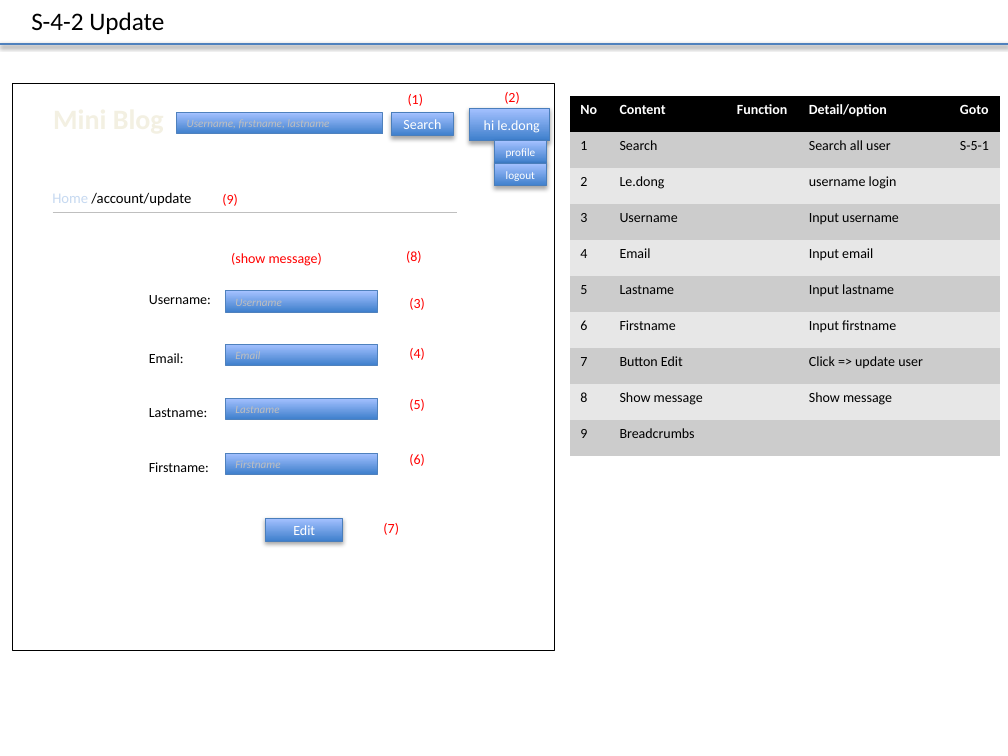
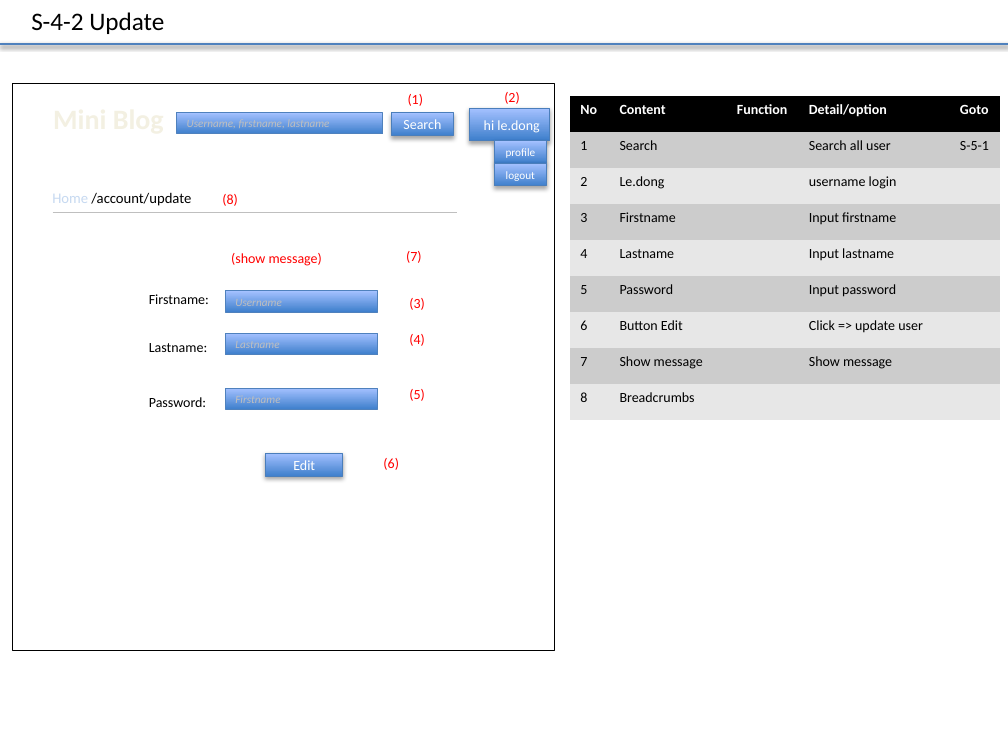
Before and after one commit to Mulodo-Java-Training/miniblog-le.dong, a slide deck: slide 8 of doc/frontend/wireframe/TRN-MiniBlog_WireframeDesign_DongLe.pptx. Drawn at 1008x756 pixels with LibreOffice and Linux fonts; fonts in the diff are those of the drawing. Boxes give left, top, right and bottom in pixels: in the first picture for what was removed or moved away, otherwise in the second. Text is boxed around its words. In the diff, an @@ line names an element or a change of style, - is before the commit and + after.

```diff
--- a/doc/frontend/wireframe/TRN-MiniBlog_WireframeDesign_DongLe.pptx
+++ b/doc/frontend/wireframe/TRN-MiniBlog_WireframeDesign_DongLe.pptx
@@ table at bbox=[571, 96, 1000, 420] @@
-row 4: 3 | Username |  | Input username | 
-row 5: 4 | Email |  | Input email | 
-row 6: 5 | Lastname |  | Input lastname | 
-row 7: 6 | Firstname |  | Input firstname | 
-row 8: 7 | Button Edit |  | Click => update user | 
-row 9: 8 | Show message |  | Show message | 
-row 10: 9 | Breadcrumbs |  |  | 
+row 4: 3 | Firstname |  | Input firstname | 
+row 5: 4 | Lastname |  | Input lastname | 
+row 6: 5 | Password |  | Input password | 
+row 7: 6 | Button Edit |  | Click => update user | 
+row 8: 7 | Show message |  | Show message | 
+row 9: 8 | Breadcrumbs |  |  | 
@@ text at bbox=[222, 194, 238, 206]: text changed @@
-(9)
+(8)
@@ text at bbox=[406, 251, 422, 263]: text changed @@
-(8)
+(7)
@@ text at bbox=[149, 294, 209, 304]: text changed @@
-Username:
+Firstname:
@@ text "(4)": place and size @@
-text "(4)" at bbox=[409, 348, 425, 360]
+text "(4)" at bbox=[409, 334, 425, 346]
@@ text removed at bbox=[149, 353, 184, 363] @@
-Email:
@@ rectangle removed at bbox=[226, 344, 378, 365] @@
-Email
@@ 3 rectangles, 1 text: place and size @@
-3 rectangles, 1 text at bbox=[149, 398, 378, 541]
+3 rectangles, 1 text at bbox=[149, 334, 378, 477]
@@ text "(5)": place and size @@
-text "(5)" at bbox=[409, 399, 425, 411]
+text "(5)" at bbox=[409, 389, 425, 401]
@@ text at bbox=[149, 397, 206, 407]: text changed @@
-Firstname:
+Password:
@@ text "(6)": place and size @@
-text "(6)" at bbox=[409, 454, 425, 466]
+text "(6)" at bbox=[383, 458, 399, 470]
@@ text removed at bbox=[383, 523, 399, 535] @@
-(7)
```
Also in this commit, not shown: 6 other slides changed.
